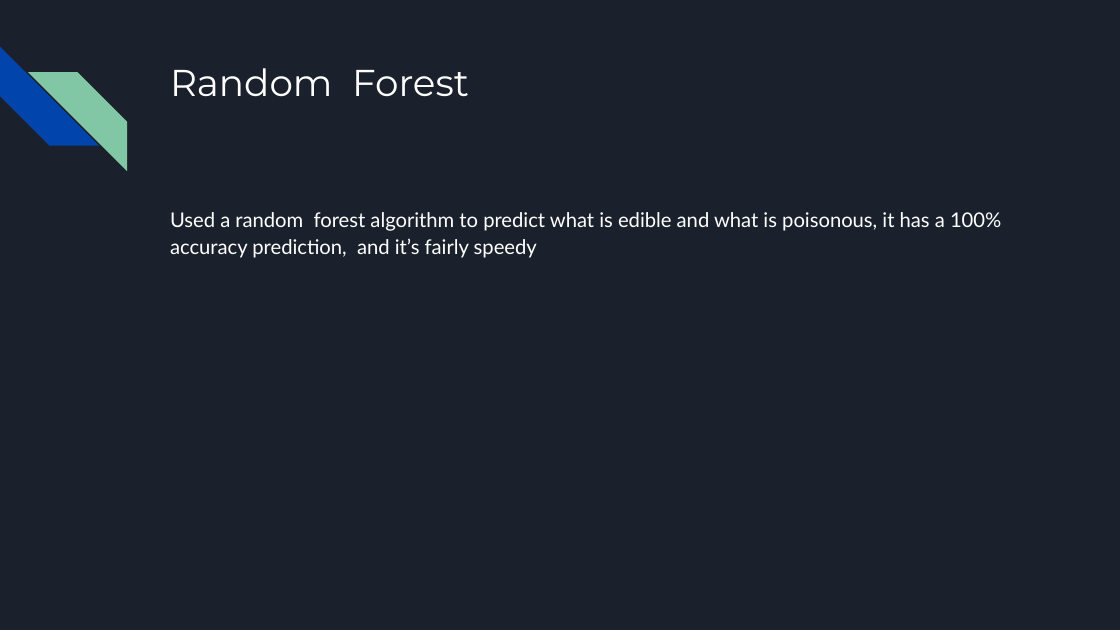
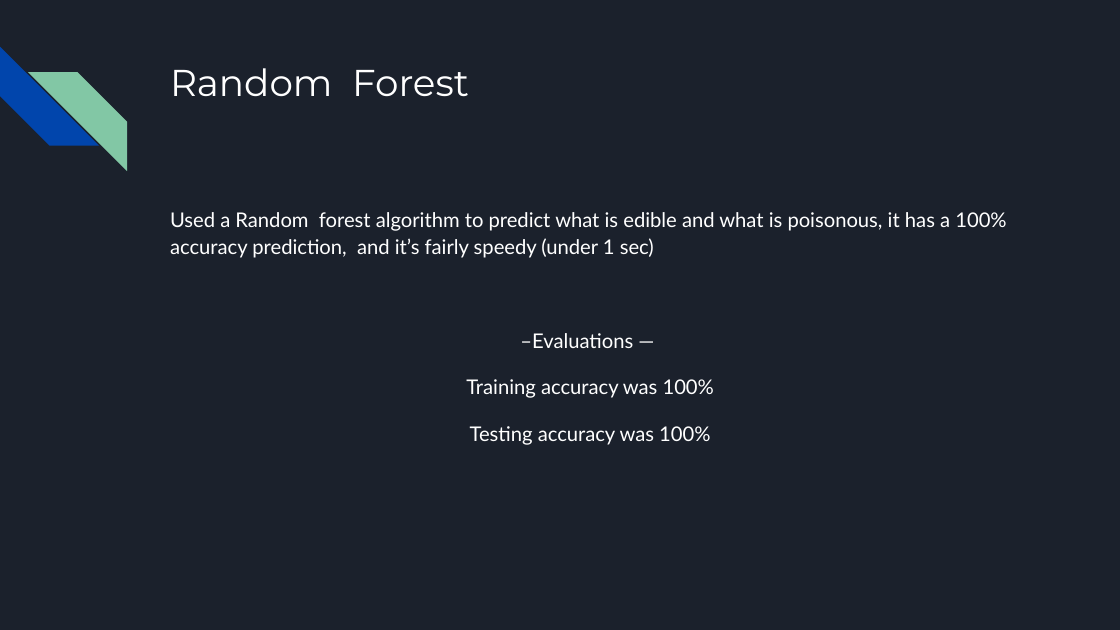
Before and after one commit to Rafal-Wawrzak/Project_2, a slide deck: slide 4 of Mushrooms.pptx (slide 3 before the commit). Drawn at 1120x630 pixels with LibreOffice and Linux fonts; fonts in the diff are those of the drawing. Boxes give left, top, right and bottom in pixels: in the first picture for what was removed or moved away, otherwise in the second. Text is boxed around its words. In the diff, an @@ line names an element or a change of style, - is before the commit and + after.

```diff
--- a/Mushrooms.pptx
+++ b/Mushrooms.pptx
@@ text at [170, 212, 1006, 445]: text changed @@
-Used a random forest algorithm to predict what is edible and what is poisonous, it has a 100% accuracy prediction, and it’s fairly speedy
+Used a Random forest algorithm to predict what is edible and what is poisonous, it has a 100% accuracy prediction, and it’s fairly speedy (under 1 sec)
+–Evaluations —
+Training accuracy was 100%
+Testing accuracy was 100%
```
Also in this commit, not shown: 2 other slides changed, 1 slide added, 1 slide removed.
